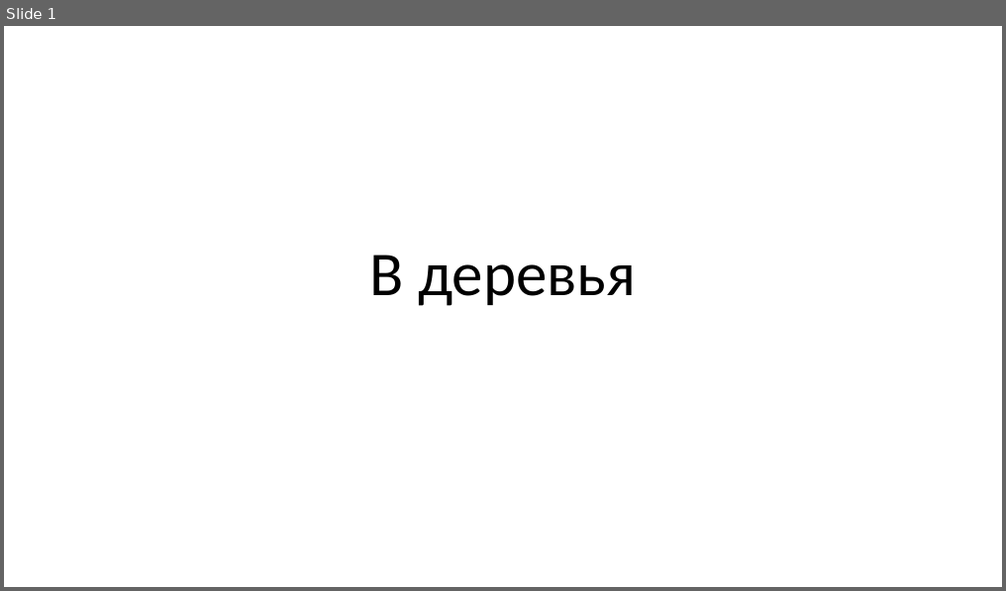
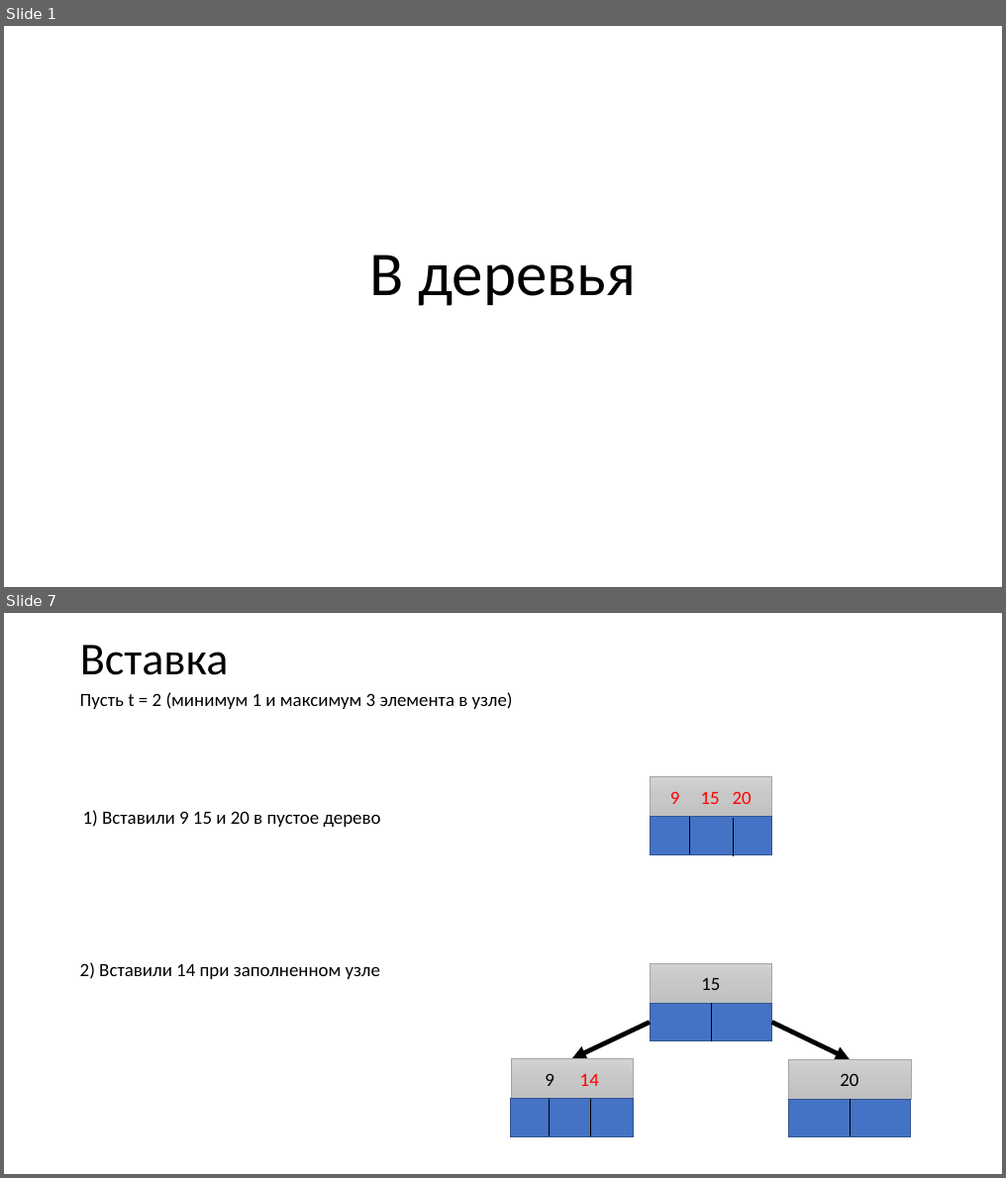
Before and after one commit to IluhaZaz/B_Tree, a slide deck: b_tree.pptx. Shown one above the other, each under a label of ours: slide 1 before the commit, slides 1 and 7 after it; the slides between them are not shown. The pictures are 1006x591 and 1006x1178 pixels, drawn with LibreOffice and Linux fonts; fonts in the diff are those of the drawing. Boxes give left, top, right and bottom in pixels: in the first picture for what was removed or moved away, otherwise in the second. Text is boxed around its words. In the diff, an @@ line names an element or a change of style, - is before the commit and + after.

```diff
--- a/b_tree.pptx
+++ b/b_tree.pptx
@@ slide 7 added at <box>4,613,1002,1174</box>, background #FFFFFF @@
@@ title added at <box>80,645,229,675</box>, 44 pt, text #000000 @@
+Вставка
@@ text added at <box>80,692,513,709</box>, 18 pt, text #000000 @@
+Пусть t = 2 (минимум 1 и максимум 3 элемента в узле)
@@ rectangle added at <box>650,777,773,817</box>, fill gradient #D2D2D2 to #C8C8C8 to #C0C0C0, outline #A5A5A5 0.5 pt, 18 pt, text #FF0000 @@
+9 15 20
@@ text added at <box>83,810,381,827</box>, 18 pt, text #000000 @@
+1) Вставили 9 15 и 20 в пустое дерево
@@ rectangle added at <box>649,817,772,855</box>, fill #4472C4, outline #325491 1 pt @@
@@ line added from (690, 817) to (690, 855), #000000 0.5 pt @@
@@ line added from (733, 818) to (733, 857), #000000 0.5 pt @@
@@ text added at <box>80,962,380,979</box>, 18 pt, text #000000 @@
+2) Вставили 14 при заполненном узле
@@ rectangle added at <box>650,963,773,1003</box>, fill gradient #D2D2D2 to #C8C8C8 to #C0C0C0, outline #A5A5A5 0.5 pt, 18 pt, text #000000 @@
+15
@@ arrow added from (650, 1023) to (572, 1059), #000000 4.5 pt @@
@@ rectangle added at <box>650,1003,773,1042</box>, fill #4472C4, outline #325491 1 pt @@
@@ line added from (711, 1003) to (711, 1042), #000000 0.5 pt @@
@@ arrow added from (772, 1023) to (849, 1059), #000000 4.5 pt @@
@@ rectangle added at <box>511,1059,634,1099</box>, fill gradient #D2D2D2 to #C8C8C8 to #C0C0C0, outline #A5A5A5 0.5 pt, 18 pt, text #FF0000 @@
+9 14
@@ rectangle added at <box>788,1059,912,1100</box>, fill gradient #D2D2D2 to #C8C8C8 to #C0C0C0, outline #A5A5A5 0.5 pt, 18 pt, text #000000 @@
+20
@@ rectangle added at <box>511,1099,634,1137</box>, fill #4472C4, outline #325491 1 pt @@
@@ line added from (549, 1099) to (549, 1137), #000000 0.5 pt @@
@@ line added from (591, 1099) to (591, 1137), #000000 0.5 pt @@
@@ rectangle added at <box>788,1100,912,1138</box>, fill #4472C4, outline #325491 1 pt @@
@@ line added from (849, 1099) to (849, 1137), #000000 0.5 pt @@
```
Also in this commit, not shown: 8 other slides added, 1 slide removed, 5 other files.
